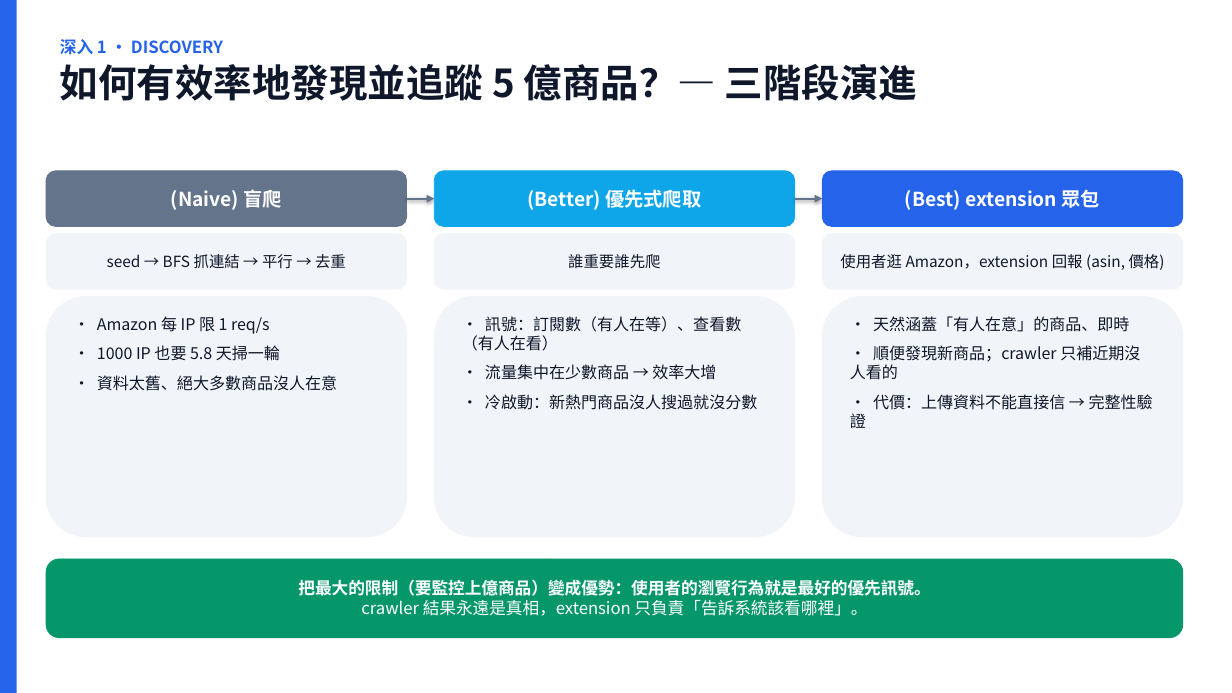
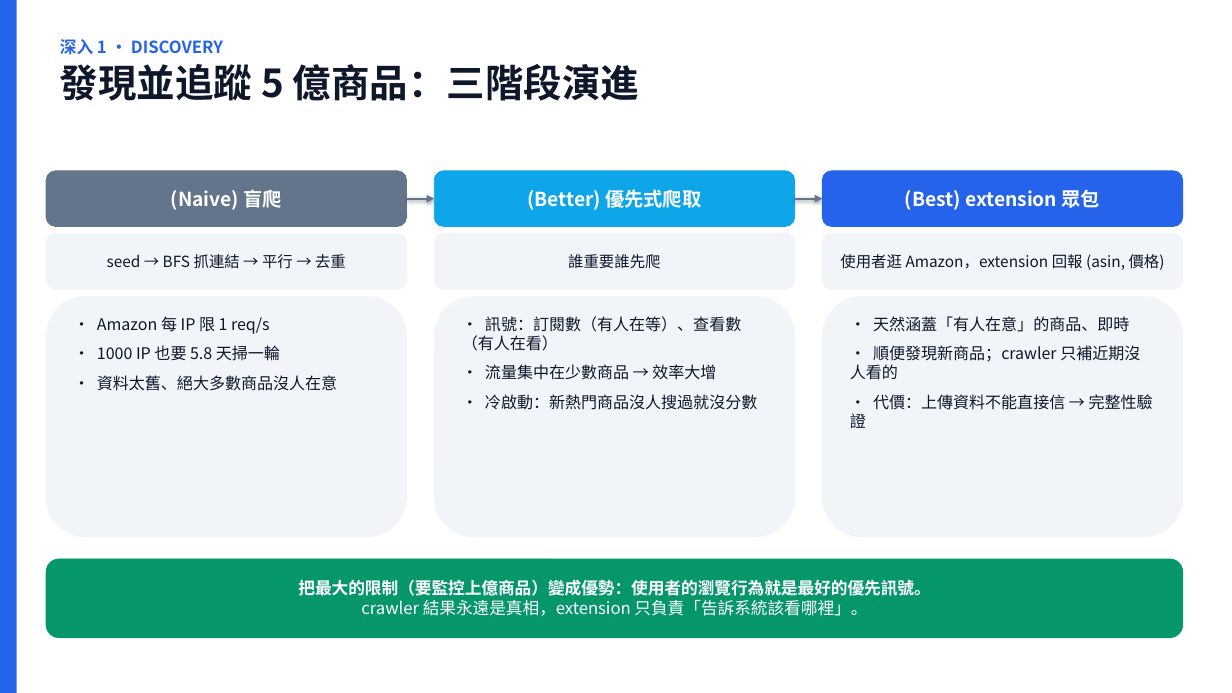
Before and after one commit to scolley31/system-design-demo, a slide deck: slide 7 of Amazon price tracking service/Amazon_Price_Tracking_Service.pptx. Drawn at 1232x693 pixels with LibreOffice and Linux fonts; fonts in the diff are those of the drawing. Boxes give left, top, right and bottom in pixels: in the first picture for what was removed or moved away, otherwise in the second. Text is boxed around its words. In the diff, an @@ line names an element or a change of style, - is before the commit and + after.

```diff
--- a/Amazon price tracking service/Amazon_Price_Tracking_Service.pptx
+++ b/Amazon price tracking service/Amazon_Price_Tracking_Service.pptx
@@ text at (x1=60, y1=64, x2=639, y2=101): text changed @@
-如何有效率地發現並追蹤 5 億商品？— 三階段演進
+發現並追蹤 5 億商品：三階段演進
```
Also in this commit, not shown: 6 other slides changed, 1 other file.
